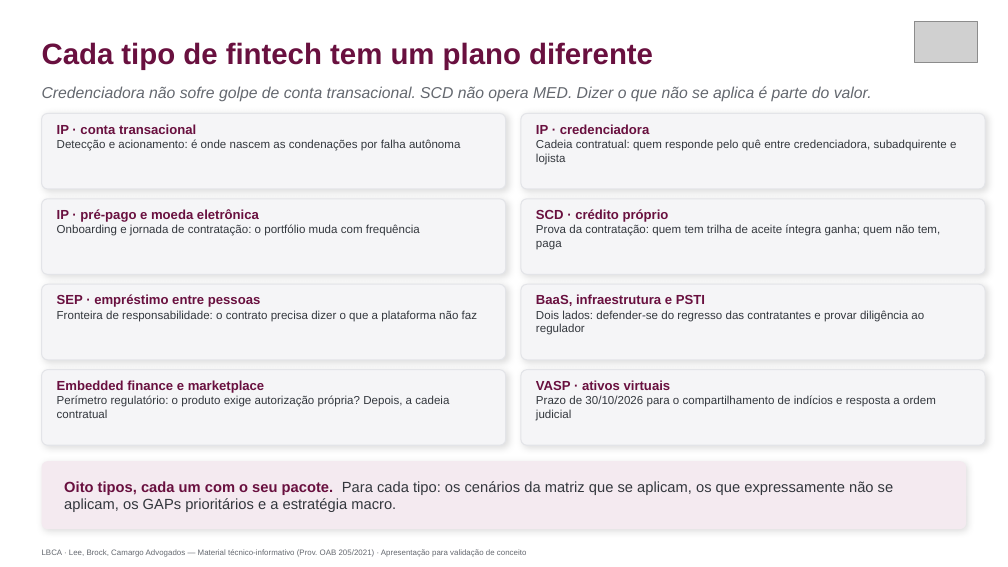
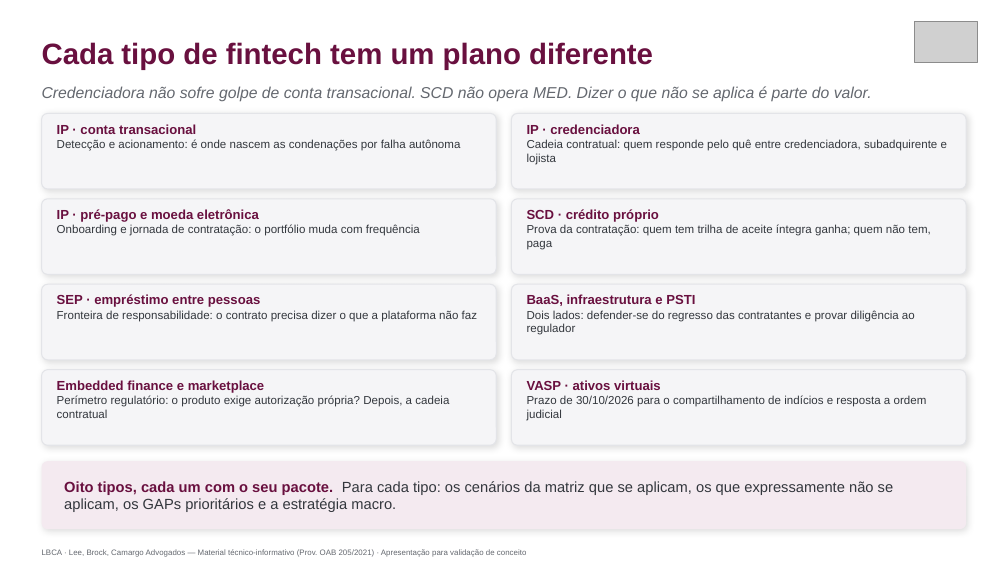
Before and after one commit to rivellione/rastro-vitrine-x9k4, a slide deck: slide 5 of Deck-Plano-Contingencia-LBCA.pptx. Drawn at 1008x567 pixels with LibreOffice and Linux fonts; fonts in the diff are those of the drawing; grey boxes stand for pictures. Boxes give left, top, right and bottom in pixels: in the first picture for what was removed or moved away, otherwise in the second. Text is boxed around its words. In the diff, an @@ line names an element or a change of style, - is before the commit and + after.

```diff
--- a/Deck-Plano-Contingencia-LBCA.pptx
+++ b/Deck-Plano-Contingencia-LBCA.pptx
@@ rounded rectangle: place and size @@
-rounded rectangle at [42, 113, 506, 189]
+rounded rectangle at [42, 113, 496, 189]
@@ rounded rectangle: place and size @@
-rounded rectangle at [521, 113, 985, 189]
+rounded rectangle at [511, 113, 966, 189]
@@ text "IP · credenciadora Cadeia contratual: ...": place and size @@
-text "IP · credenciadora Cadeia contratual: ..." at [536, 124, 956, 165]
+text "IP · credenciadora Cadeia contratual: ..." at [527, 124, 947, 165]
@@ rounded rectangle: place and size @@
-rounded rectangle at [42, 199, 506, 274]
+rounded rectangle at [42, 199, 496, 274]
@@ rounded rectangle: place and size @@
-rounded rectangle at [521, 199, 985, 274]
+rounded rectangle at [511, 199, 966, 274]
@@ text "SCD · crédito próprio Prova ...": place and size @@
-text "SCD · crédito próprio Prova ..." at [536, 209, 940, 250]
+text "SCD · crédito próprio Prova ..." at [527, 209, 930, 250]
@@ rounded rectangle: place and size @@
-rounded rectangle at [42, 284, 506, 360]
+rounded rectangle at [42, 284, 496, 360]
@@ rounded rectangle: place and size @@
-rounded rectangle at [521, 284, 985, 360]
+rounded rectangle at [511, 284, 966, 360]
@@ text "BaaS, infraestrutura e PSTI Dois ...": place and size @@
-text "BaaS, infraestrutura e PSTI Dois ..." at [536, 294, 924, 335]
+text "BaaS, infraestrutura e PSTI Dois ..." at [527, 294, 915, 335]
@@ rounded rectangle: place and size @@
-rounded rectangle at [42, 370, 506, 445]
+rounded rectangle at [42, 370, 496, 445]
@@ rounded rectangle: place and size @@
-rounded rectangle at [521, 370, 985, 445]
+rounded rectangle at [511, 370, 966, 445]
@@ text "VASP · ativos virtuais Prazo ...": place and size @@
-text "VASP · ativos virtuais Prazo ..." at [536, 380, 936, 421]
+text "VASP · ativos virtuais Prazo ..." at [527, 380, 927, 421]
```
Also in this commit, not shown: 5 other slides changed.
